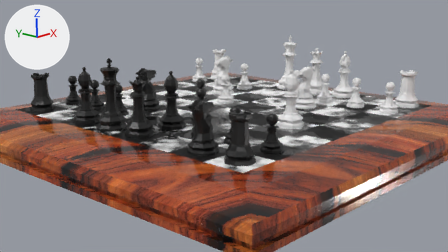
What one commit did to the Blender file Chess Set/Models/ChessScene.blend.
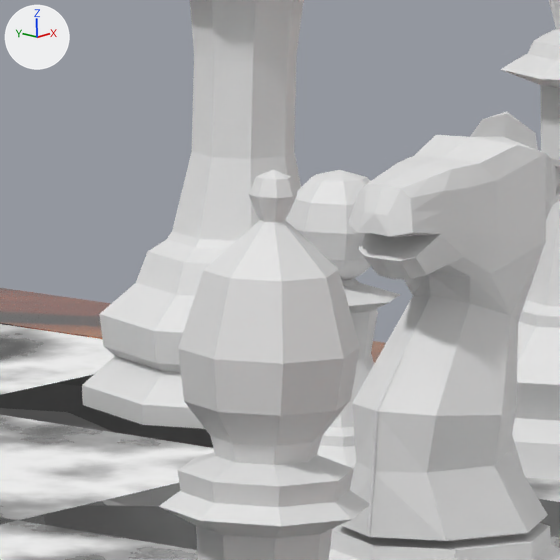
The first picture shows the older version from the file's camera 'Camera'. The close-ups show both versions on the part from 60% to 70% of the width and 23% to 40% of the height of that picture; other places that the commit changed are outside them. The axes (+X, +Y, +Z) are drawn at upper left. The lights are the same throughout.

The scene before the commit, as lines of its bpy script (objects in view):
```python
me_cube_002 = bpy.data.meshes.new('Cube.002')
me_cube_002.from_pydata(...)  # a box spanning x -0.0015..0.0015, y -0.011..0.011, z -0.011..0.011
me_cylinder_003 = bpy.data.meshes.new('Cylinder.003')
me_cylinder_003.from_pydata(...)  # 185 vertices, 201 faces; spans x -0.02..0.02, y -0.02..0.02, z 0.0..0.0808
me_cylinder_004 = bpy.data.meshes.new('Cylinder.004')
me_cylinder_004.from_pydata(...)  # 169 vertices, 169 faces; spans x -0.02..0.02, y -0.02..0.02, z 0.0..0.0808
me_cylinder_004.materials.append(mat_white_pieces)  # white #e7e7e7
ob_bishop_2_white = bpy.data.objects.new('Bishop 2 White', me_cylinder_004)
ob_bishop_2_white.parent = ob_white_pieces
ob_bishop_2_white.matrix_parent_inverse = Matrix(((0.0, -1.0, 0.0, 0.0), (1.0, 0.0, 0.0, -0.09), (0.0, 0.0, 1.0, 0.0), (0.0, 0.0, 0.0, 1.0)))
ob_bishop_2_white.location = (-0.03, -0.15, 0.0)
ob_bishop_2_white.rotation_euler = (0.0, 0.0, -1.571)  # degrees (0, 0, -90)
_m = ob_bishop_2_white.modifiers.new('Boolean', 'BOOLEAN')
_m.object = ob_notch_003
_m.solver = 'FLOAT'
ob_notch_003 = bpy.data.objects.new('Notch.003', me_cube_002)
ob_notch_003.parent = ob_white_pieces
ob_notch_003.matrix_parent_inverse = Matrix(((1.0, 0.0, 0.0, 0.0), (0.0, 1.0, 0.0, -0.09), (0.0, 0.0, 1.0, 0.0), (0.0, 0.0, 0.0, 1.0)))
ob_notch_003.location = (-0.0863, 0.214, 0.0705)
ob_notch_003.rotation_euler = (-0.332, 0.257, -0.0875)  # degrees (-19, 15, -5)
ob_notch_003.hide_render = True
ob_queen_white = bpy.data.objects.new('Queen White', me_cylinder_003)
ob_queen_white.parent = ob_white_pieces
ob_queen_white.matrix_parent_inverse = Matrix(((0.0, -1.0, 0.0, 0.0), (1.0, 0.0, 0.0, -0.09), (0.0, 0.0, 1.0, 0.0), (0.0, 0.0, 0.0, 1.0)))
ob_queen_white.location = (0.21, -0.03, 0.0)
# also in view: 'Chess Board' at (0.0, 0.0, -0.025); 'Pawn 4 White' at (0.15, -0.03, 0.024); 'Knight 1 White' at (0.09, -0.09, 0.033); 'King White' at (0.21, 0.03, 0.05)
```
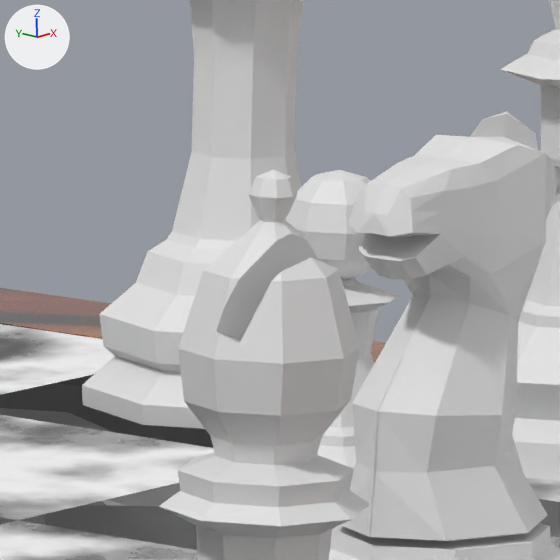
ob_notch_003 is not drawn itself; it is used by a modifier of ob_bishop_2_white.

Where the change shows, as pixel boxes (x1, y1, x2, y2) in the close-ups (560 x 560 px):
'Bishop 2 White', reshaped
    both: (159, 170, 371, 560)

What the commit changed:
In object 'Notch.003' (ob_notch_003), parent goes from ob_white_pieces to ob_bishop_2_white.
In object 'Notch.003' (ob_notch_003), matrix_parent_inverse goes from Matrix(((1.0, 0.0, 0.0, 0.0), (0.0, 1.0, 0.0, -0.09), (0.0, 0.0, 1.0, 0.0), (0.0, 0.0, 0.0, 1.0))) to Matrix(((0.0, -1.0, 0.0, 0.09), (1.0, 0.0, 0.0, -0.21), (0.0, 0.0, 1.0, 0.0), (0.0, 0.0, 0.0, 1.0))).
Object 'Notch.003' (ob_notch_003) moves from (-0.0863, 0.214, 0.0705) to (0.214, 0.0863, 0.0705).
Object 'Notch.003' (ob_notch_003) turns from (-19, 15, -5) to (-19, 15, -95) degrees about x, y and z.
